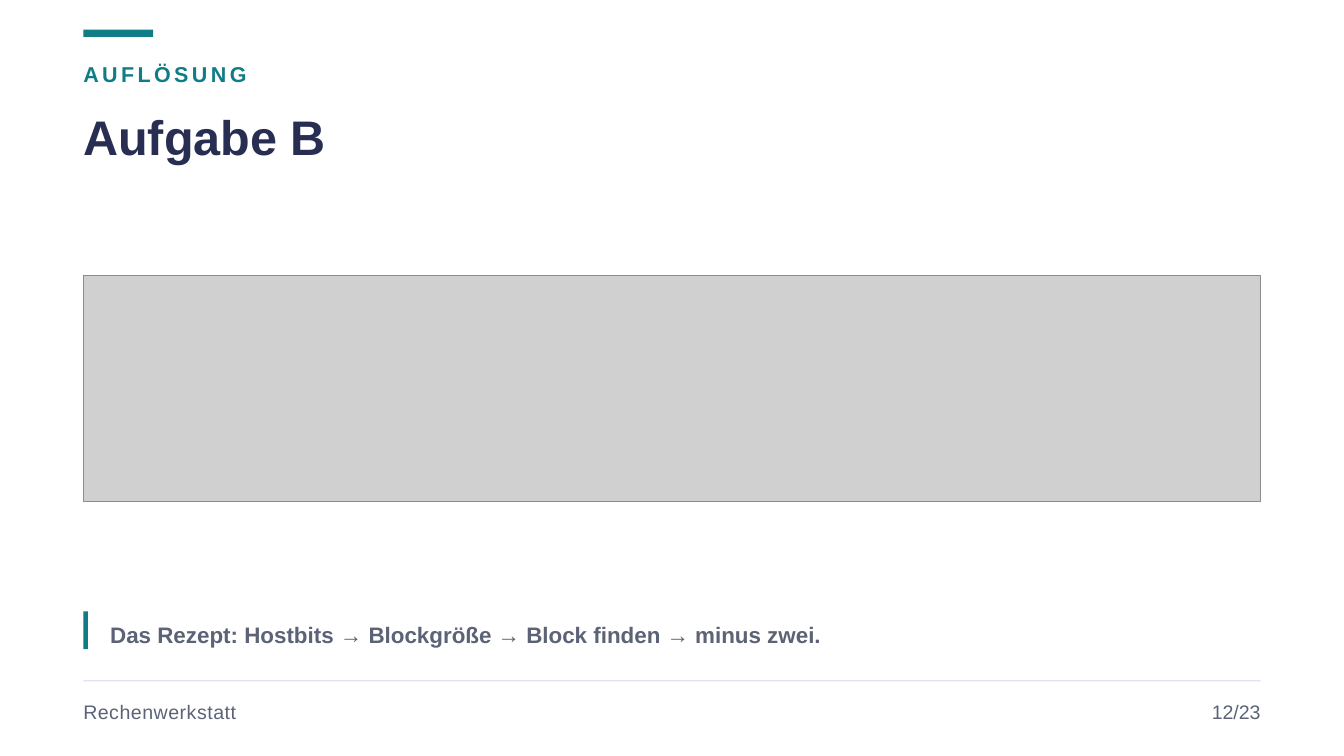
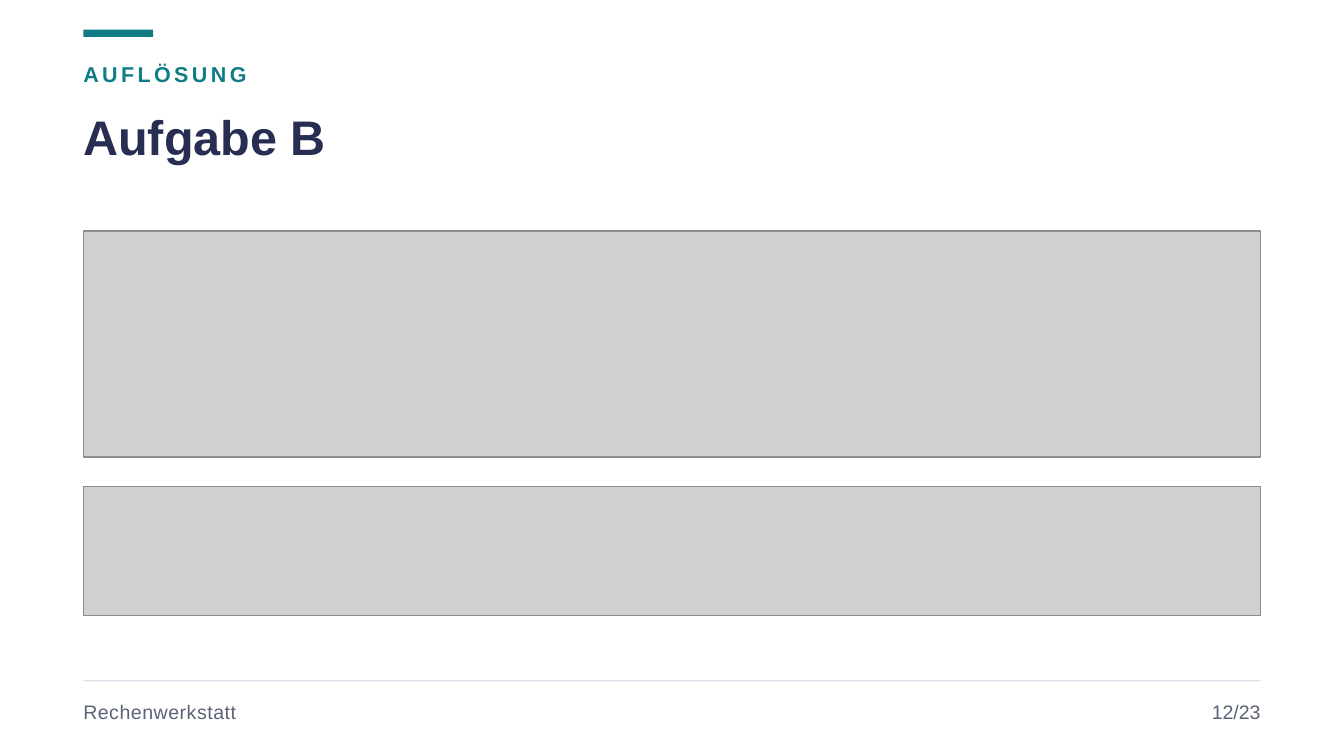
Before and after one commit to JacobMenge/kurs-unterlagen, a slide deck: slide 15 of folien/02-adressierung-subnetting-parallelkurs.pptx. Drawn at 1344x756 pixels with LibreOffice and Linux fonts; fonts in the diff are those of the drawing; grey boxes stand for pictures. Boxes give left, top, right and bottom in pixels: in the first picture for what was removed or moved away, otherwise in the second. Text is boxed around its words. In the diff, an @@ line names an element or a change of style, - is before the commit and + after.

Commit message:
folien: rezept mit sichtbaren bits, loesungsweg unter jeder aufgabe

```diff
--- a/folien/02-adressierung-subnetting-parallelkurs.pptx
+++ b/folien/02-adressierung-subnetting-parallelkurs.pptx
@@ picture: place and size @@
-picture at (83,276,1261,501)
+picture at (83,231,1261,457)
@@ picture added at (83,487,1261,616) @@
@@ rectangle removed at (83,612,89,649) @@
@@ text removed at (110,627,820,648) @@
-Das Rezept: Hostbits → Blockgröße → Block finden → minus zwei.
```
Also in this commit, not shown: 3 other slides changed, 1 other file.
